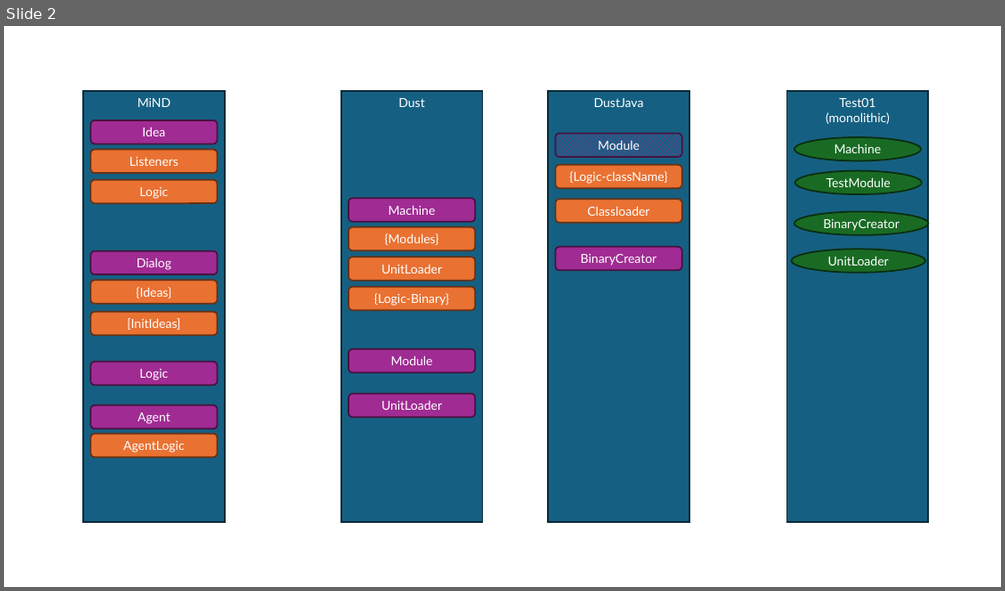
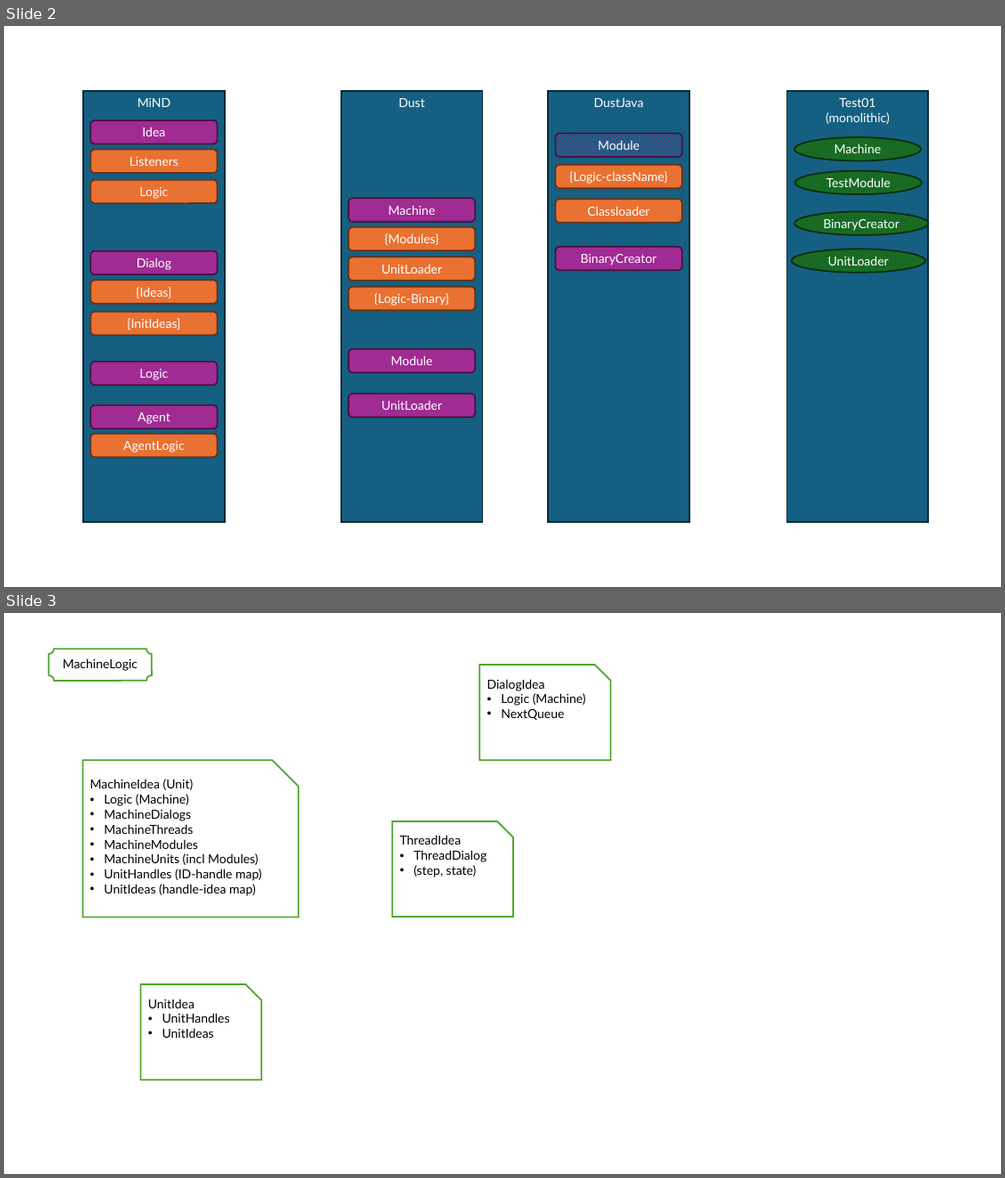
Before and after one commit to MondoAurora/Giskard, a slide deck: Generations/G06/doc/G06_slides.pptx. Shown one above the other, each under a label of ours: slide 2 before the commit, slides 2 and 3 after it. The pictures are 1005x591 and 1005x1178 pixels, drawn with LibreOffice and Linux fonts; fonts in the diff are those of the drawing. Boxes give left, top, right and bottom in pixels: in the first picture for what was removed or moved away, otherwise in the second. Text is boxed around its words. In the diff, an @@ line names an element or a change of style, - is before the commit and + after.

Commit message:
G06 - QnD changes for walking the machine unit list

```diff
--- a/Generations/G06/doc/G06_slides.pptx
+++ b/Generations/G06/doc/G06_slides.pptx
@@ slide 3 added at (4, 613, 1001, 1174), background #FFFFFF @@
@@ plaque added at (48, 649, 152, 681), fill #FFFFFF, outline #4EA72E 1.5 pt, 12 pt, text #000000 @@
+MachineLogic
@@ snip rect added at (479, 665, 610, 761), fill #FFFFFF, outline #4EA72E 1.5 pt, 12 pt, text #000000 @@
+DialogIdea
+• Logic (Machine)
+• NextQueue
@@ snip rect added at (82, 761, 298, 917), fill #FFFFFF, outline #4EA72E 1.5 pt, 12 pt, text #000000 @@
+MachineIdea (Unit)
+• Logic (Machine)
+• MachineDialogs
+• MachineThreads
+• MachineModules
+• MachineUnits (incl Modules)
+• UnitHandles (ID-handle map)
+• UnitIdeas (handle-idea map)
@@ snip rect added at (392, 821, 513, 917), fill #FFFFFF, outline #4EA72E 1.5 pt, 12 pt, text #000000 @@
+ThreadIdea
+• ThreadDialog
+• (step, state)
@@ snip rect added at (141, 984, 262, 1079), fill #FFFFFF, outline #4EA72E 1.5 pt, 12 pt, text #000000 @@
+UnitIdea
+• UnitHandles
+• UnitIdeas
```
Also in this commit, not shown: 4 other files.
